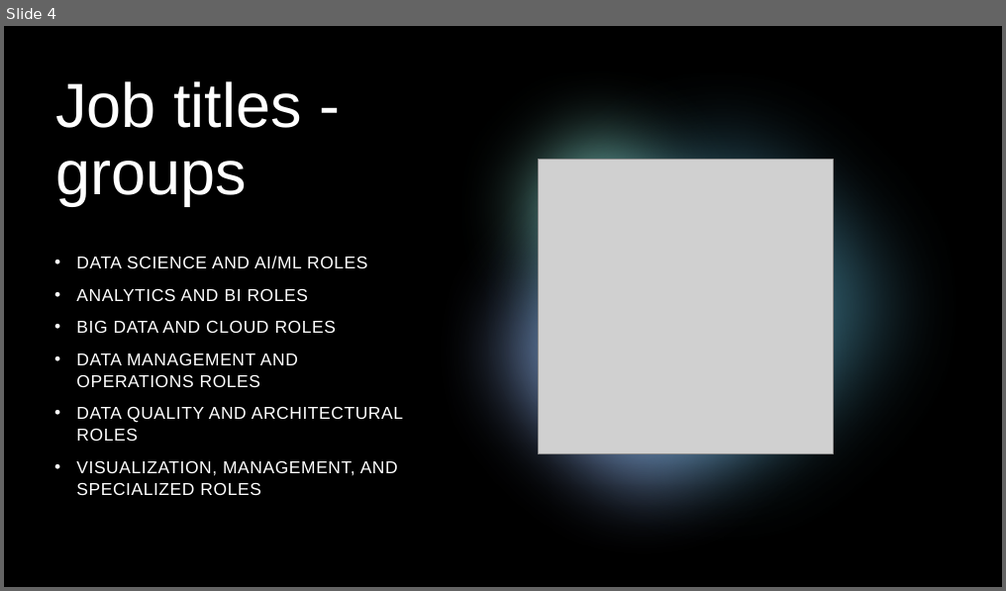
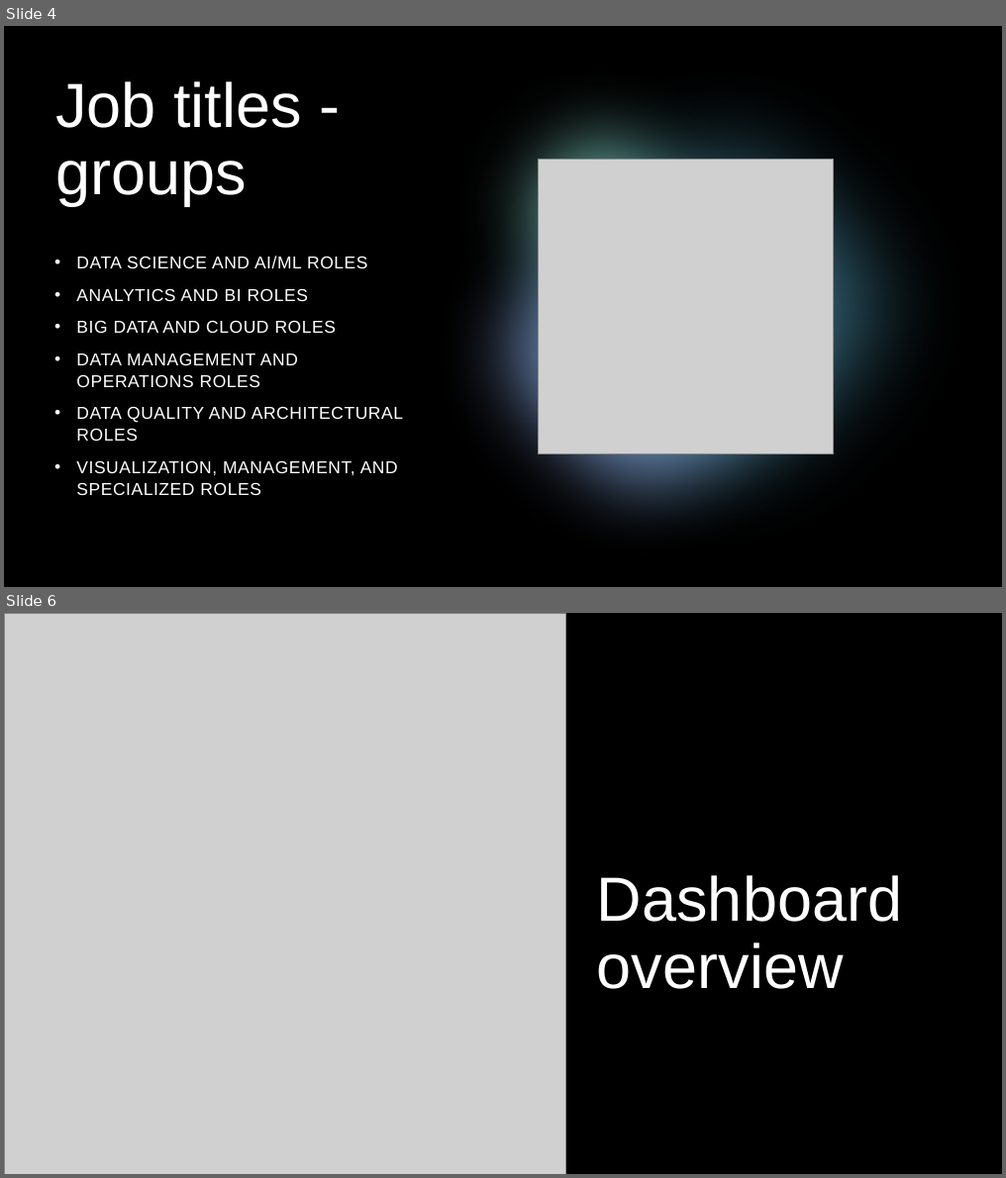
Before and after one commit to JakubMarciniak1/RProject, a slide deck: Prezentacja2.pptx. Shown one above the other, each under a label of ours: slide 4 before the commit, slides 4 and 6 after it; the slides between them are not shown. The pictures are 1006x591 and 1006x1178 pixels, drawn with LibreOffice and Linux fonts; fonts in the diff are those of the drawing; grey boxes stand for pictures. Boxes give left, top, right and bottom in pixels: in the first picture for what was removed or moved away, otherwise in the second. Text is boxed around its words. In the diff, an @@ line names an element or a change of style, - is before the commit and + after.

```diff
--- a/Prezentacja2.pptx
+++ b/Prezentacja2.pptx
@@ slide 6 added at [4, 613, 1002, 1174], background #000000; not listed: 5 template elements that a slide beside it also shows @@
@@ rectangle added at [4, 613, 1002, 1174], fill #000000 @@
@@ ellipse added at [4, 613, 475, 1084], fill #85A1D7 at 80% opacity @@
@@ picture added at [4, 613, 565, 1174] @@
@@ ellipse added at [38, 613, 599, 1174], fill #5AADC9 at 60% opacity @@
@@ group added at [4, 613, 1002, 1174]: 6 rectangles, 1 ellipse @@
@@ title added at [597, 875, 902, 989], 60 pt, text #FFFFFF @@
+Dashboard overview
```
Also in this commit, not shown: 4 other slides added, 10 slides removed.
